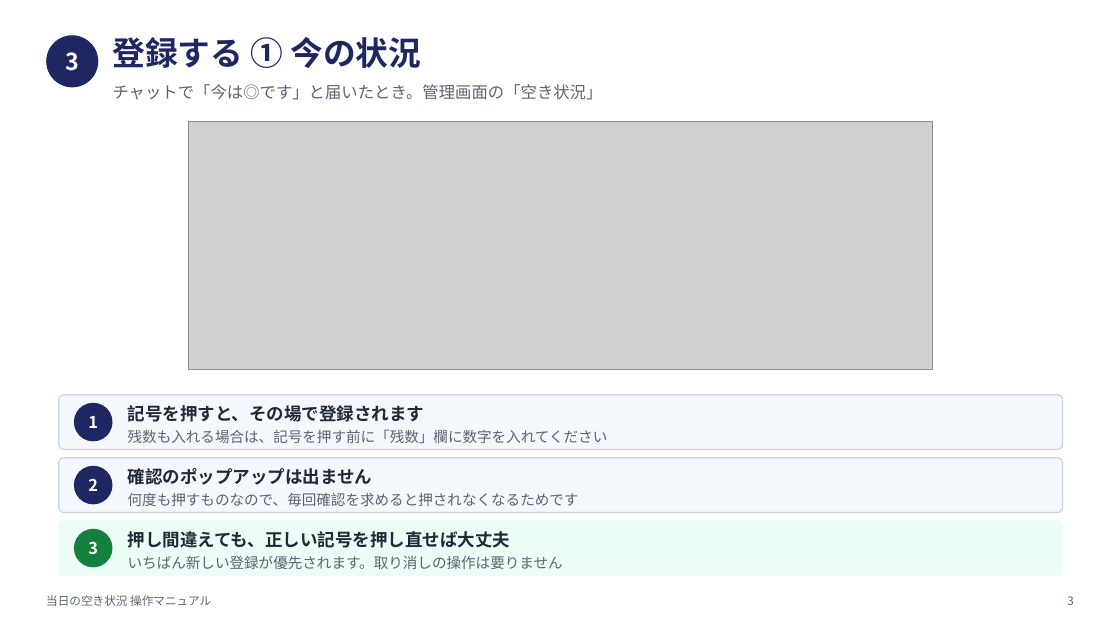
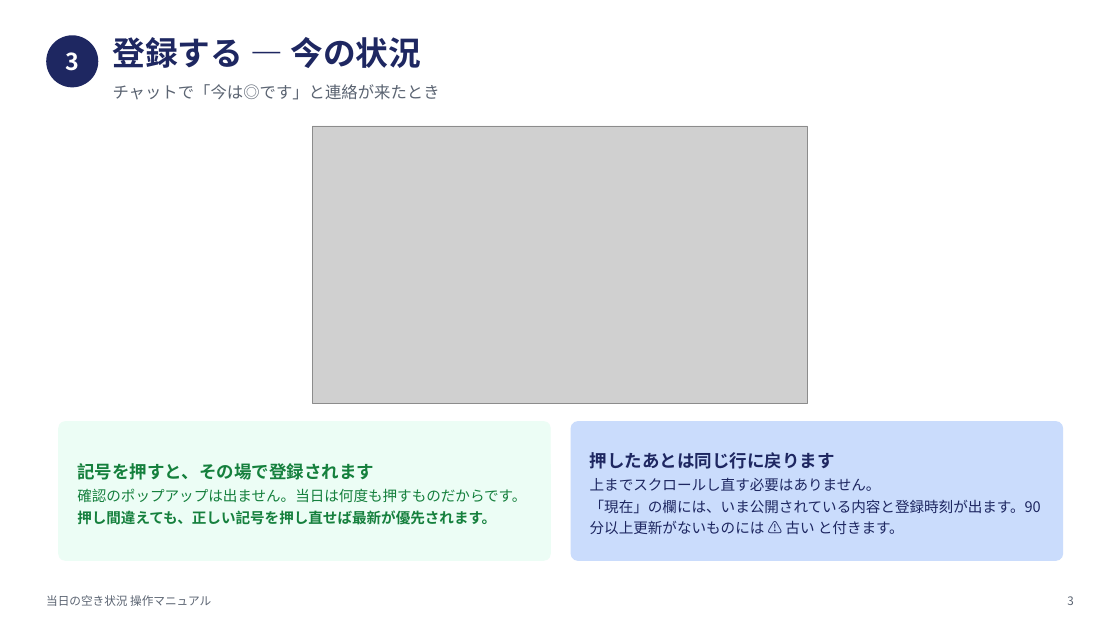
Before and after one commit to nisplus/reserve, a slide deck: slide 4 of docs/manual-vacancy.pptx. Drawn at 1120x630 pixels with LibreOffice and Linux fonts; fonts in the diff are those of the drawing; grey boxes stand for pictures. Boxes give left, top, right and bottom in pixels: in the first picture for what was removed or moved away, otherwise in the second. Text is boxed around its words. In the diff, an @@ line names an element or a change of style, - is before the commit and + after.

```diff
--- a/docs/manual-vacancy.pptx
+++ b/docs/manual-vacancy.pptx
@@ text at box(113, 37, 421, 68): text changed @@
-登録する ① 今の状況
+登録する — 今の状況
@@ text at box(113, 84, 440, 100): text changed @@
-チャットで「今は◎です」と届いたとき。管理画面の「空き状況」
+チャットで「今は◎です」と連絡が来たとき
@@ picture: place and size @@
-picture at box(188, 122, 933, 370)
+picture at box(313, 126, 807, 403)
@@ ellipse removed at box(74, 402, 113, 441) @@
@@ text removed at box(88, 416, 98, 428) @@
-1
@@ rounded rectangle: place and size @@
-rounded rectangle at box(59, 395, 1063, 450)
+rounded rectangle at box(59, 422, 550, 560)
@@ rounded rectangle at box(59, 422, 550, 560): fill #F4F7FC to #ECFDF5; outline #C7D2E4 1 pt to #ECFDF5 1 pt; proportions changed @@
@@ rounded rectangle added at box(571, 422, 1063, 560), fill #CADCFC, outline #CADCFC 1 pt @@
@@ rounded rectangle removed at box(59, 458, 1063, 513) @@
@@ ellipse removed at box(74, 465, 113, 504) @@
@@ text added at box(77, 463, 526, 525), 12.5 pt, text #15803D, bold @@
+記号を押すと、その場で登録されます
+確認のポップアップは出ません。当日は何度も押すものだからです。
+押し間違えても、正しい記号を押し直せば最新が優先されます。
@@ text removed at box(88, 478, 98, 491) @@
-2
@@ text removed at box(128, 468, 579, 506) @@
-確認のポップアップは出ません
-何度も押すものなので、毎回確認を求めると押されなくなるためです
@@ text at box(590, 452, 1041, 534): text changed; text colour #5B6472 to #1E2761 @@
-記号を押すと、その場で登録されます
-残数も入れる場合は、記号を押す前に「残数」欄に数字を入れてください
+押したあとは同じ行に戻ります
+上までスクロールし直す必要はありません。
+「現在」の欄には、いま公開されている内容と登録時刻が出ます。90 分以上更新がないものには ⚠ 古い と付きます。
@@ rounded rectangle removed at box(59, 521, 1063, 576) @@
@@ ellipse removed at box(74, 528, 113, 567) @@
@@ text removed at box(128, 531, 563, 569) @@
-押し間違えても、正しい記号を押し直せば大丈夫
-いちばん新しい登録が優先されます。取り消しの操作は要りません
@@ text removed at box(88, 541, 98, 554) @@
-3
```
Also in this commit, not shown: 8 other slides changed, 6 slides added, 1 slide removed, 9 other files.
